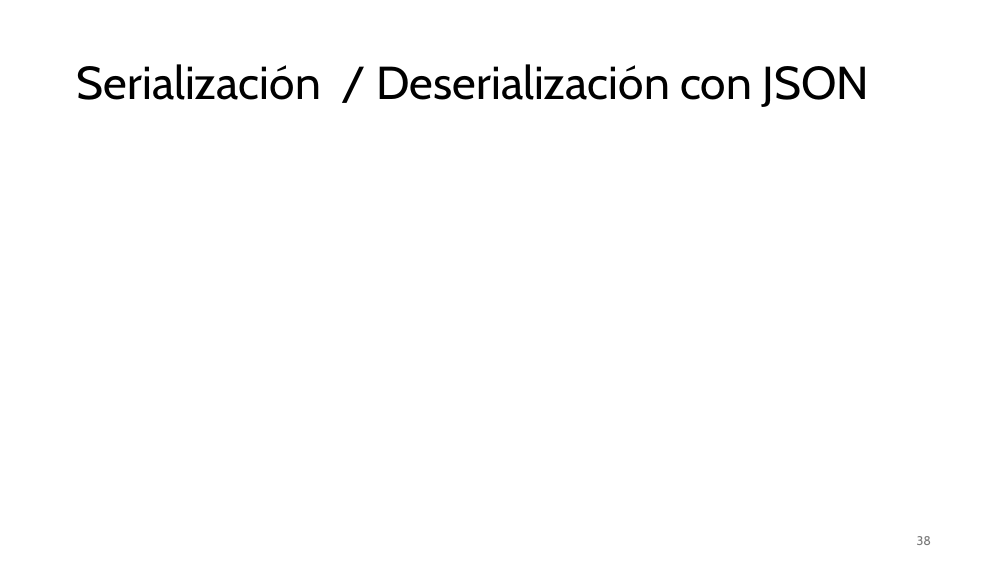
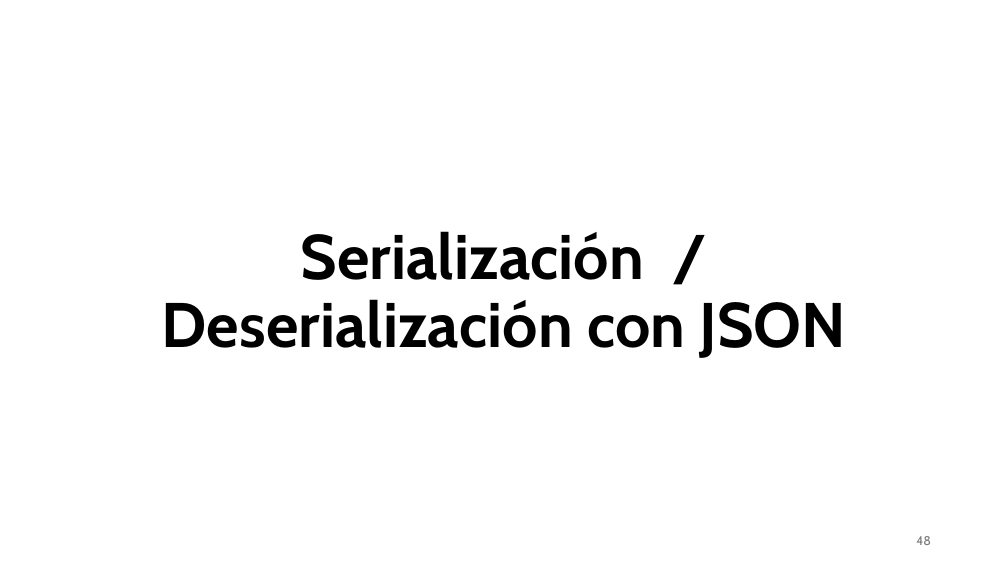
Before and after one commit to aldebarran22/CURSO_CPP_SERVICIOS_30H, a slide deck: slide 48 of doc/2_Creacion_API_RESTfull_C++.pptx (slide 38 before the commit). Drawn at 1008x567 pixels with LibreOffice and Linux fonts; fonts in the diff are those of the drawing. Boxes give left, top, right and bottom in pixels: in the first picture for what was removed or moved away, otherwise in the second. Text is boxed around its words. In the diff, an @@ line names an element or a change of style, - is before the commit and + after.

```diff
--- a/doc/2_Creacion_API_RESTfull_C++.pptx
+++ b/doc/2_Creacion_API_RESTfull_C++.pptx
@@ title "Serialización / Deserialización con JSON": place and size @@
-title "Serialización / Deserialización con JSON" at (77, 64, 869, 107)
+title "Serialización / Deserialización con JSON" at (162, 231, 846, 358)
@@ title "Serialización / Deserialización con JSON" at (162, 231, 846, 358): size 44 to 60 pt, bold on; alignment left to centre; vertical alignment middle to bottom @@
@@ page number at (916, 536, 931, 545): text changed @@
-38
+48
```
Also in this commit, not shown: 5 other slides changed, 16 slides added, 10 other files.
